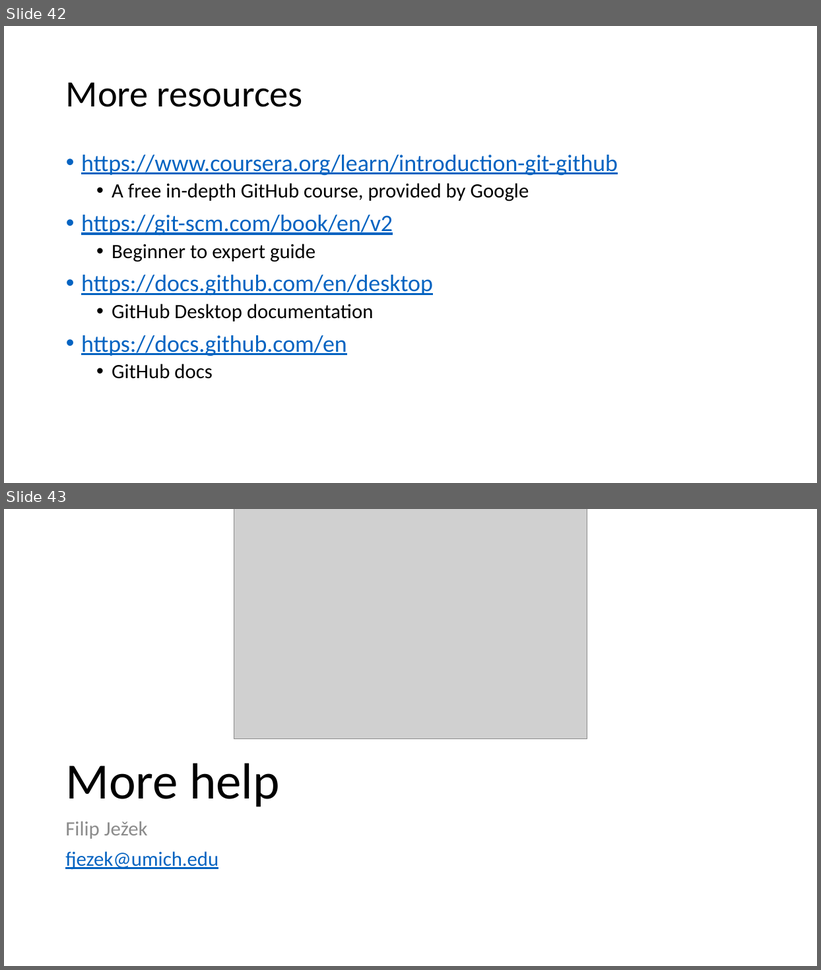
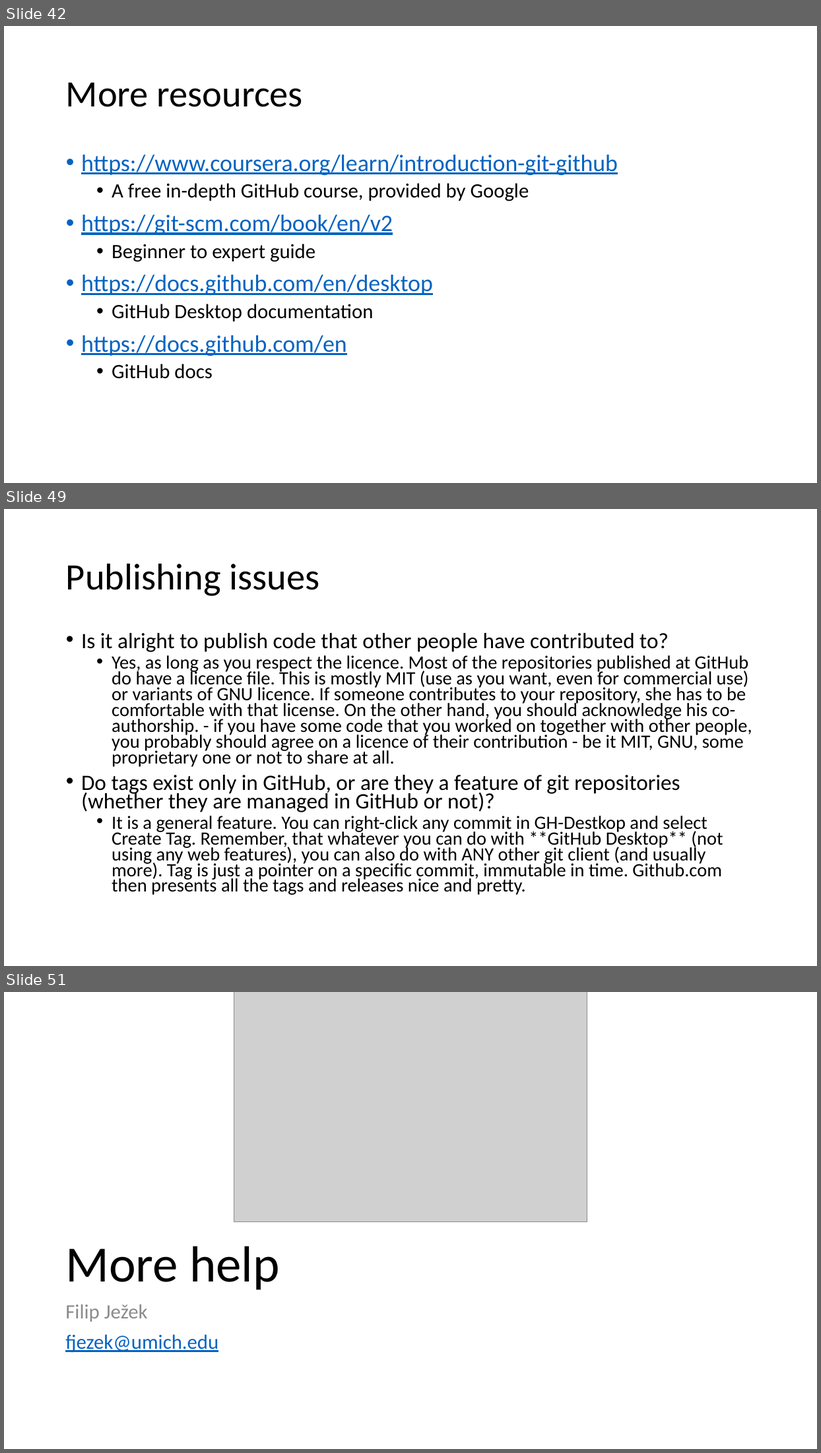
Before and after one commit to beards-lab/Phys520, a slide deck: 01_GitTutorial/HowToGit.pptx. Shown one above the other, each under a label of ours: slides 42 and 43 before the commit, slides 42, 49 and 51 after it; the slides between them are not shown. The pictures are 821x970 and 821x1453 pixels, drawn with LibreOffice and Linux fonts; fonts in the diff are those of the drawing; grey boxes stand for pictures. Boxes give left, top, right and bottom in pixels: in the first picture for what was removed or moved away, otherwise in the second. Text is boxed around its words. In the diff, an @@ line names an element or a change of style, - is before the commit and + after.

```diff
--- a/01_GitTutorial/HowToGit.pptx
+++ b/01_GitTutorial/HowToGit.pptx
@@ slide 49 added at bbox=[4, 509, 817, 966], background #FFFFFF @@
@@ title added at bbox=[66, 563, 320, 596], 44 pt, text #000000 @@
+Publishing issues
@@ text added at bbox=[81, 633, 752, 895], 22.2 pt, text #000000 @@
+• Is it alright to publish code that other people have contributed to?
+  • Yes, as long as you respect the licence. Most of the repositories published at GitHub do have a licence file. This is mostly MIT (use as you want, even for commercial use) or variants of GNU licence. If someone contributes to your repository, she has to be comfortable with that license. On the other hand, you should acknowledge his co-authorship. - if you have some code that you worked on together with other people, you probably should agree on a licence of their contribution - be it MIT, GNU, some proprietary one or not to share at all.
+• Do tags exist only in GitHub, or are they a feature of git repositories (whether they are managed in GitHub or not)?
+  • It is a general feature. You can right-click any commit in GH-Destkop and select Create Tag. Remember, that whatever you can do with **GitHub Desktop** (not using any web features), you can also do with ANY other git client (and usually more). Tag is just a pointer on a specific commit, immutable in time. Github.com then presents all the tags and releases nice and pretty.
@@ what was slide 43 is now slide 51 @@
```
Also in this commit, not shown: 1 slide changed, 7 other slides added.
